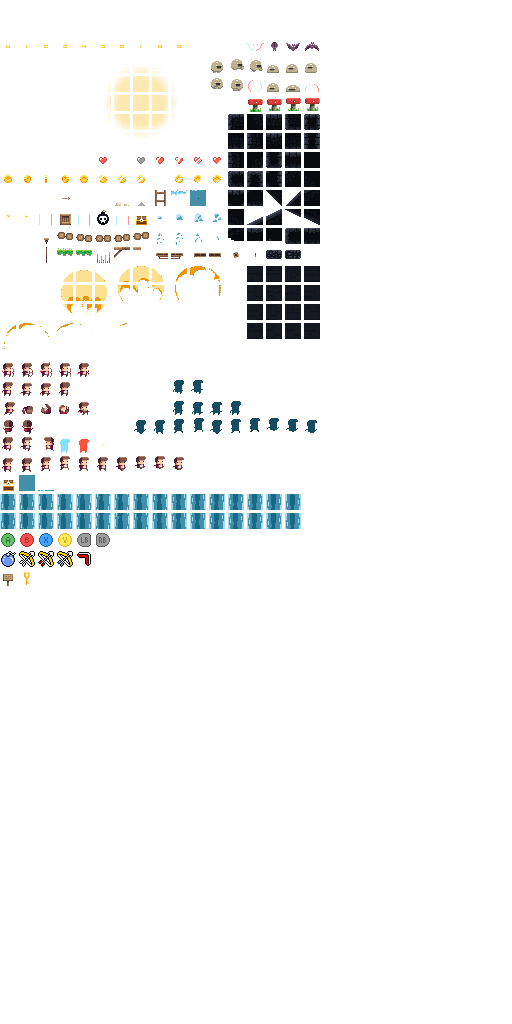
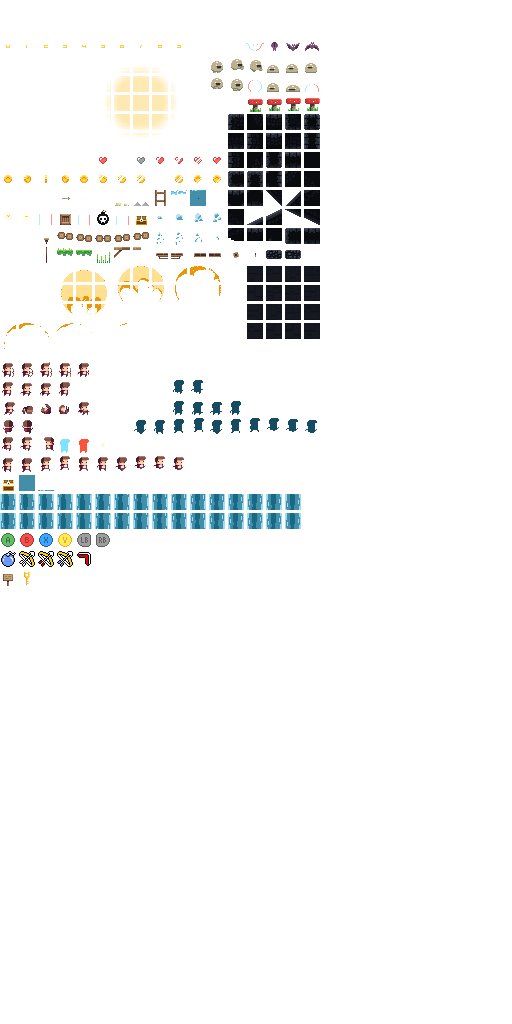
Layer changes from the first (512, 1024) image to the second:
painted on "Spike" over 134, 202, 149, 206
